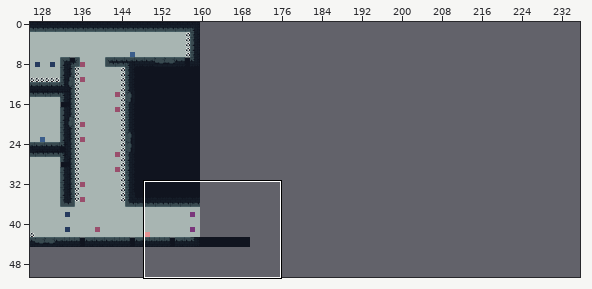
Tiled map -- assets/newLevels.tmx. The picture above shows the old version from afar; the outline marks the close-up.
Close-up. As it was:
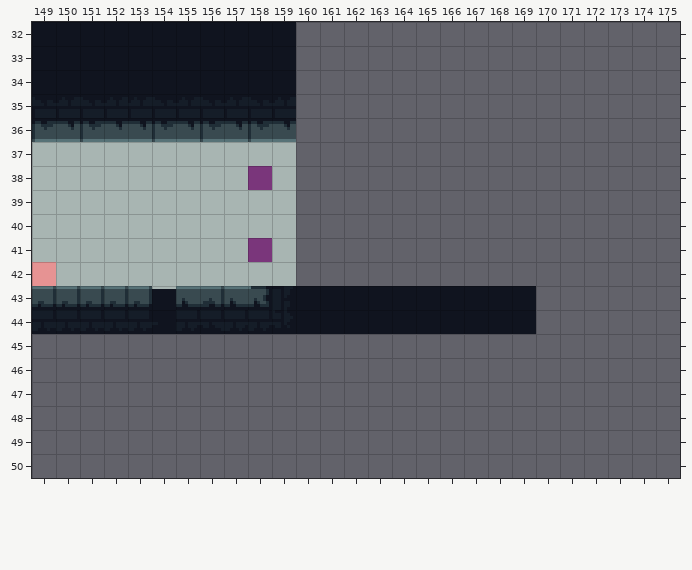
Cells are 8x8 px. Shown: x 149..175, y 32..50. The commit also changed other parts of the map, which this record leaves out.
And afterwards:
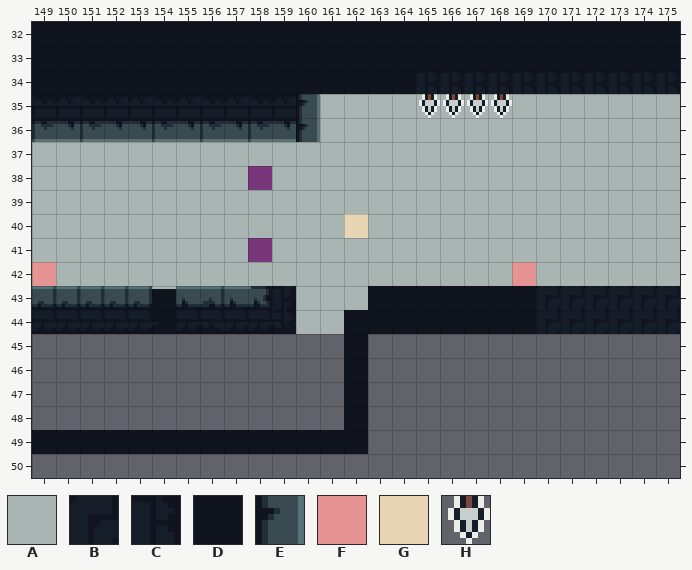
Key: from "tileset": A 12, B 33, C 41, D 66, E 69, F 197, G 199, H 201.
_ is an empty cell.
Objects are placed by their top-left corner, in cells (3,4 is the top-left corner of cell 3,4); size is 1x1 cell unless given.
Difference:
Layer "bg":
The author put tile A in rows 35 to 36 at x 161 to 175; in rows 37 to 42 at x 160 to 175; in row 43 at x 160 to 162; in row 44 at x 160 to 161.
Layer "ground":
The author put tile B in rows 43 to 44 at x 170 to 175.
The author put tile C in row 34 at x 165 to 175.
The author put tile D in rows 32 to 33 at x 160 to 175; in row 34 at x 160 to 164; in rows 45 to 48 at x 162; in row 49 at x 149 to 162.
The author put tile E in rows 35 to 36 at x 160.
The edit erases tile D in row 43 at x 160 to 162; in row 44 at x 160 to 161.
Layer "interactables":
A new object: G at 162,40.
A new object: F at 169,42.
Layer "killArea":
The author put tile H in row 35 at x 165 to 168.
